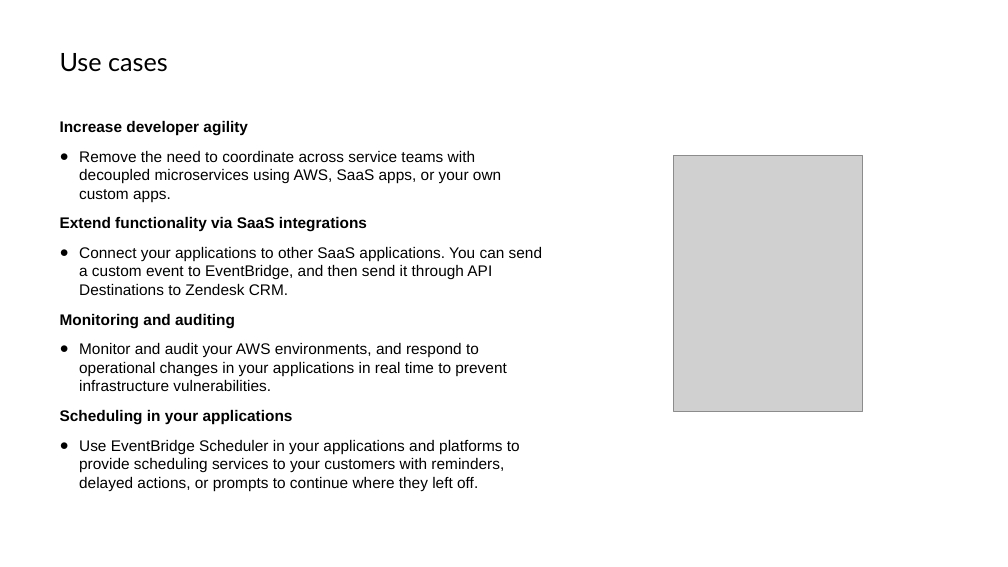
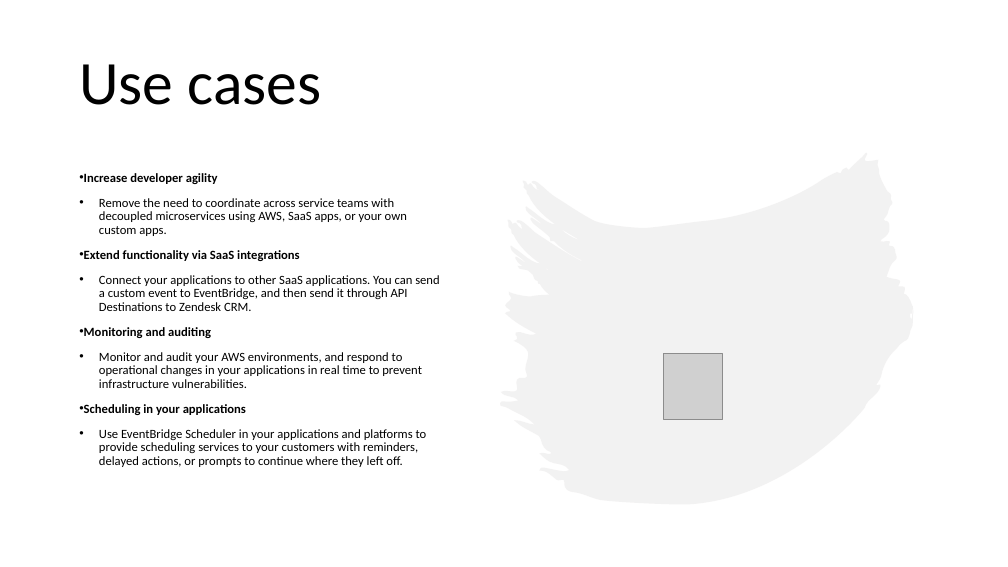
Before and after one commit to IlyaChakun/aws-iba-courses, a slide deck: slide 10 of lecture-materials/Managment&Governance/eventBridge/event-bridge.pptx. Drawn at 1008x567 pixels with LibreOffice and Linux fonts; fonts in the diff are those of the drawing; grey boxes stand for pictures. Boxes give left, top, right and bottom in pixels: in the first picture for what was removed or moved away, otherwise in the second. Text is boxed around its words. In the diff, an @@ line names an element or a change of style, - is before the commit and + after.

```diff
--- a/lecture-materials/Managment&Governance/eventBridge/event-bridge.pptx
+++ b/lecture-materials/Managment&Governance/eventBridge/event-bridge.pptx
@@ title "Use cases": place and size @@
-title "Use cases" at bbox=[60, 53, 168, 72]
+title "Use cases" at bbox=[79, 64, 321, 105]
@@ title "Use cases" at bbox=[79, 64, 321, 105]: size 18 to 44 pt, font Lato to Calibri @@
@@ text "Increase developer agility": place and size @@
-text "Increase developer agility" at bbox=[60, 121, 542, 491]
+text "Increase developer agility" at bbox=[79, 173, 439, 467]
@@ text "Increase developer agility" at bbox=[79, 173, 439, 467]: size 11 to 9 pt, font Arial to Calibri; bullet none to •; line spacing 1 to 0.9; bullet ● to • @@
@@ freeform shape added at bbox=[500, 152, 913, 504], fill #E7E6E6 at 50% opacity @@
@@ picture: place and size @@
-picture at bbox=[673, 155, 863, 411]
+picture at bbox=[664, 353, 723, 419]
```
Also in this commit, not shown: 10 other slides changed, 2 slides added, 1 other file.
